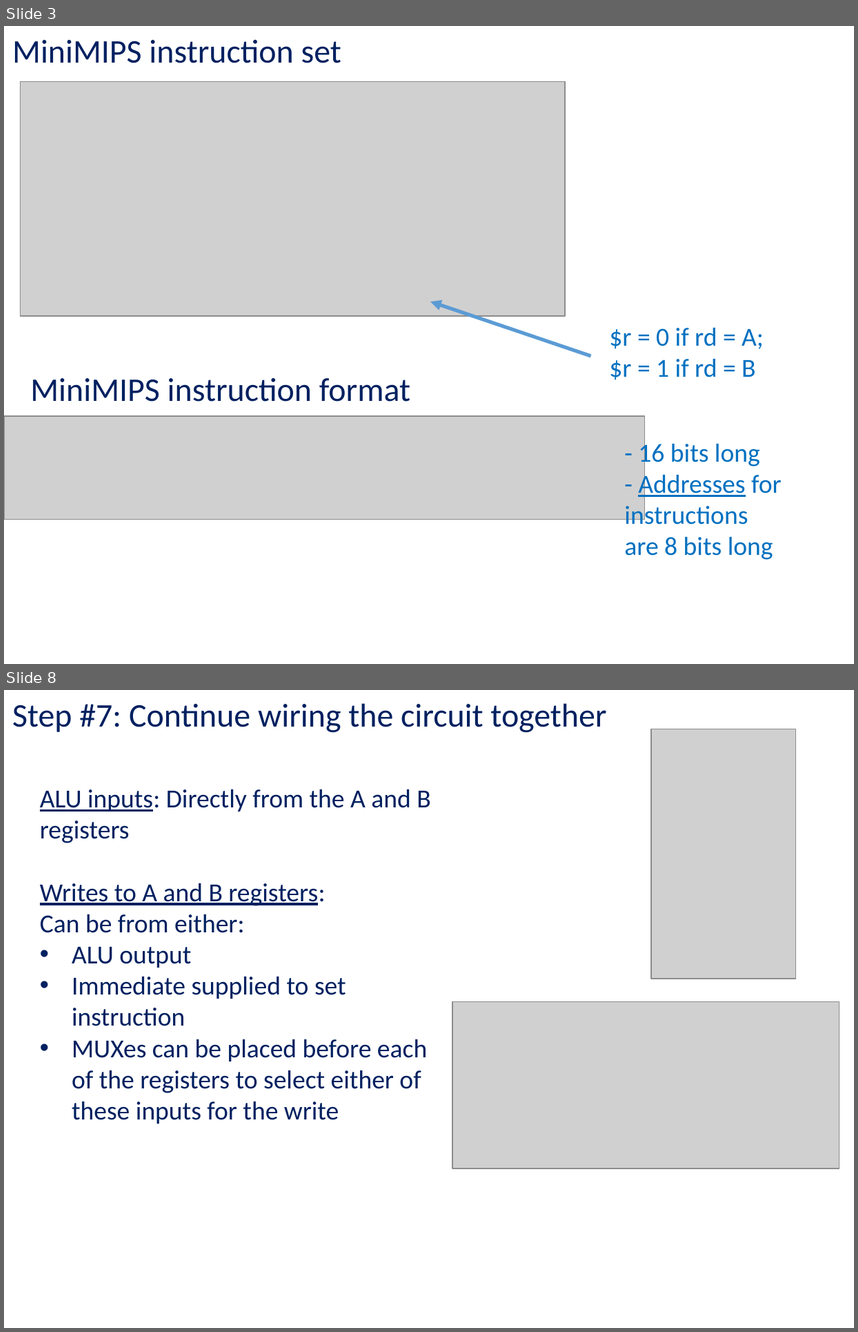
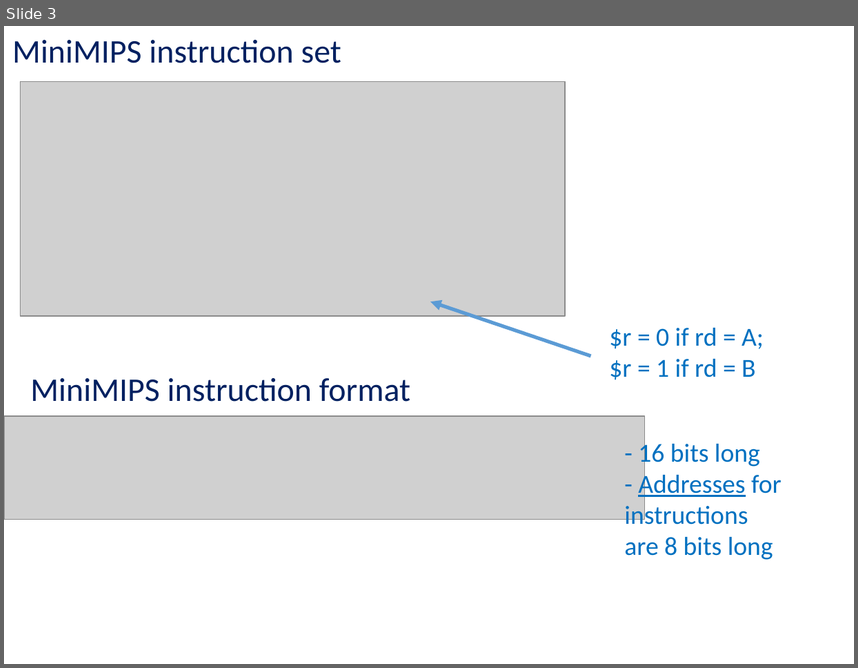
Before and after one commit to kc13/CS447TK, a slide deck: cs447tk_rec_lab10_apr2.pptx. Shown one above the other, each under a label of ours: slides 3 and 8 before the commit, slide 3 after it; the slides between them are not shown. The pictures are 858x1332 and 858x668 pixels, drawn with LibreOffice and Linux fonts; fonts in the diff are those of the drawing; grey boxes stand for pictures. Boxes give left, top, right and bottom in pixels: in the first picture for what was removed or moved away, otherwise in the second. Text is boxed around its words. In the diff, an @@ line names an element or a change of style, - is before the commit and + after.

```diff
--- a/cs447tk_rec_lab10_apr2.pptx
+++ b/cs447tk_rec_lab10_apr2.pptx
@@ slide 8 removed at <box>4,690,854,1328</box>, background #FFFFFF @@
@@ text removed at <box>12,703,606,733</box> @@
-Step #7: Continue wiring the circuit together
@@ picture removed at <box>651,729,795,978</box> @@
@@ text removed at <box>40,789,430,1123</box> @@
-ALU inputs: Directly from the A and B registers
-Writes to A and B registers:
-Can be from either:
-• ALU output
-• Immediate supplied to set instruction
-• MUXes can be placed before each of the registers to select either of these inputs for the write
@@ picture removed at <box>452,1002,840,1169</box> @@
```
Also in this commit, not shown: 4 slides changed, 6 other slides removed.
